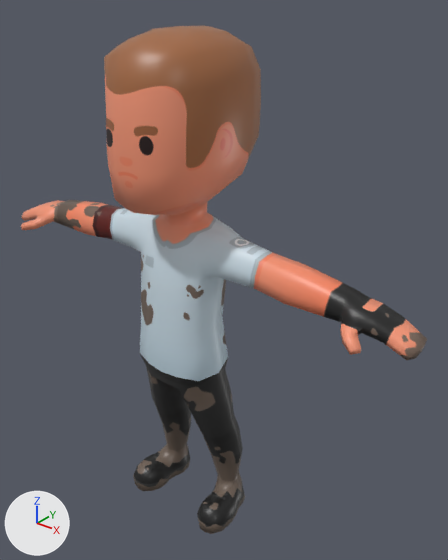
What one commit did to the FBX model Assets/Scenes/Models/Player.fbx.
Before and after are seen from a 50 mm camera at (2.78, -3.04, 4.03) aimed at (0.17, 0.22, 2.01). The axes (+X, +Y, +Z) are drawn at lower left. The lights are the same throughout.

Before the edit, the objects in view are built like this:
```python
me_charactermedium = bpy.data.meshes.new('characterMedium')
me_charactermedium.from_pydata(...)  # 804 vertices, 825 faces; spans x -1.81..1.81, y -0.51..0.53, z 0.0..3.77
me_charactermedium.materials.append(mat_skin)  # picture img_survivormaleb_png
ob_charactermedium = bpy.data.objects.new('characterMedium', me_charactermedium)
ob_charactermedium.location = (0.0, 0.0, 0.0)
```
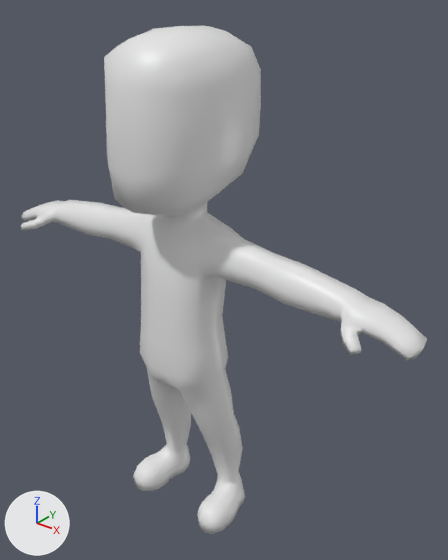
What the commit changed:
Material 'Material' (mat_material) is new.
Its base color is (0.8, 0.8, 0.8) (white #e7e7e7).
Its roughness is 0.4.
me_charactermedium has 804 vertices, 825 faces and spans x -1.81..1.81, y -0.51..0.53, z 0.0..3.77.
me_charactermedium no longer uses material mat_skin (picture img_survivormaleb_png).
me_charactermedium now uses material mat_material (white #e7e7e7).

What differs and where, as boxes [x1, y1, x2, y2] in the pictures (448 x 560 px):
'characterMedium', recoloured: [21, 26, 427, 534] in both
